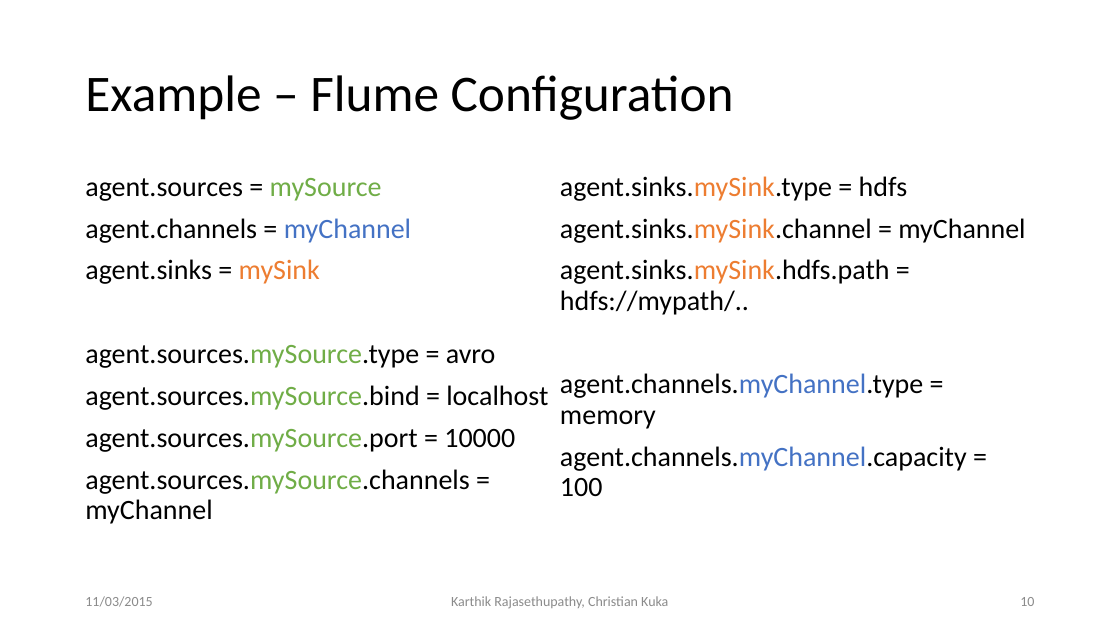
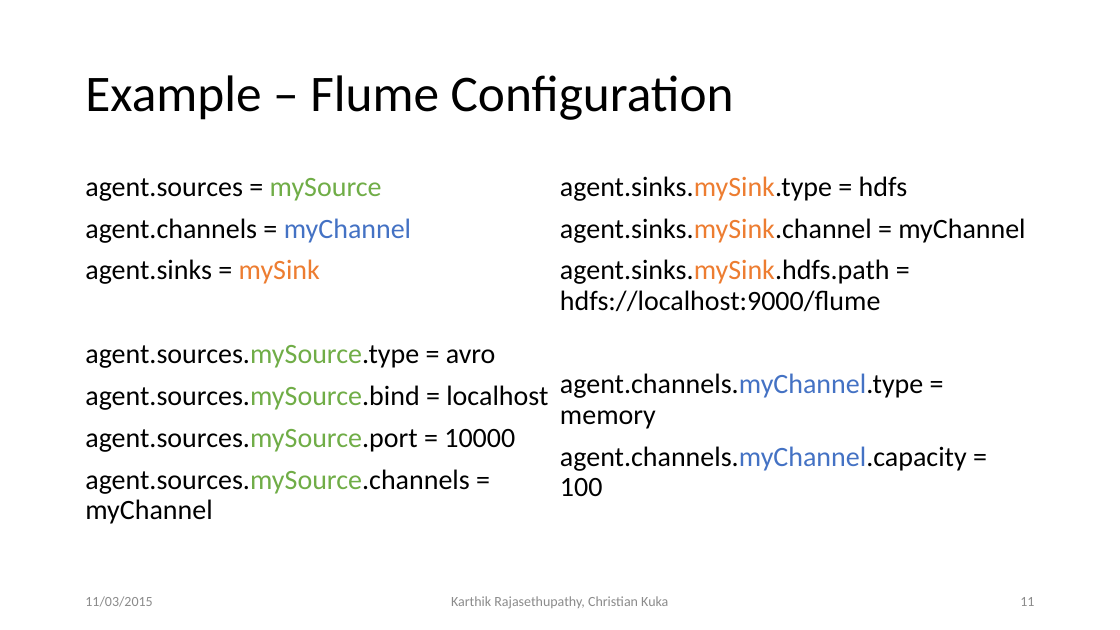
Before and after one commit to ckuka/SHDS, a slide deck: slide 11 of slides/ShanghaiDataScience_Master.pptx (slide 10 before the commit). Drawn at 1120x630 pixels with LibreOffice and Linux fonts; fonts in the diff are those of the drawing. Boxes give left, top, right and bottom in pixels: in the first picture for what was removed or moved away, otherwise in the second. Text is boxed around its words. In the diff, an @@ line names an element or a change of style, - is before the commit and + after.

Commit message:
Add MapReduce slides and flume config

```diff
--- a/slides/ShanghaiDataScience_Master.pptx
+++ b/slides/ShanghaiDataScience_Master.pptx
@@ text at <box>560,259,890,312</box>: text changed @@
-agent.sinks.mySink.hdfs.path = hdfs://mypath/..
+agent.sinks.mySink.hdfs.path = hdfs://localhost:9000/flume
@@ page number at <box>1020,597,1034,606</box>: text changed @@
-10
+11
```
Also in this commit, not shown: 8 other slides changed, 3 slides added, 4 other files.
